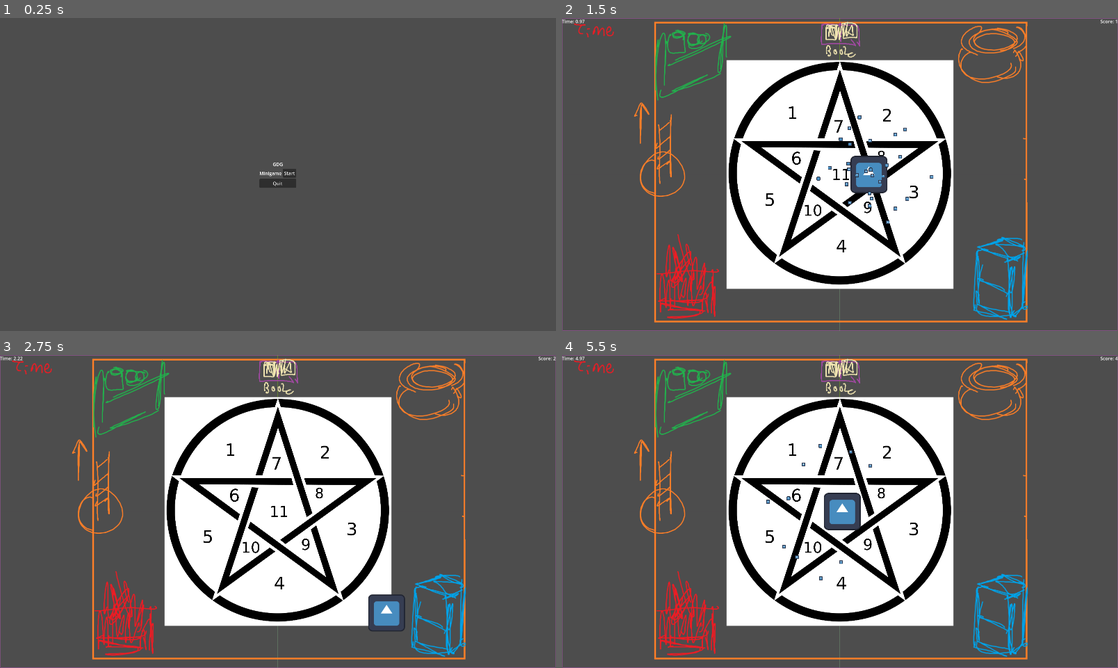
Above: before the commit, frames 1-4 (two rows, left to right).
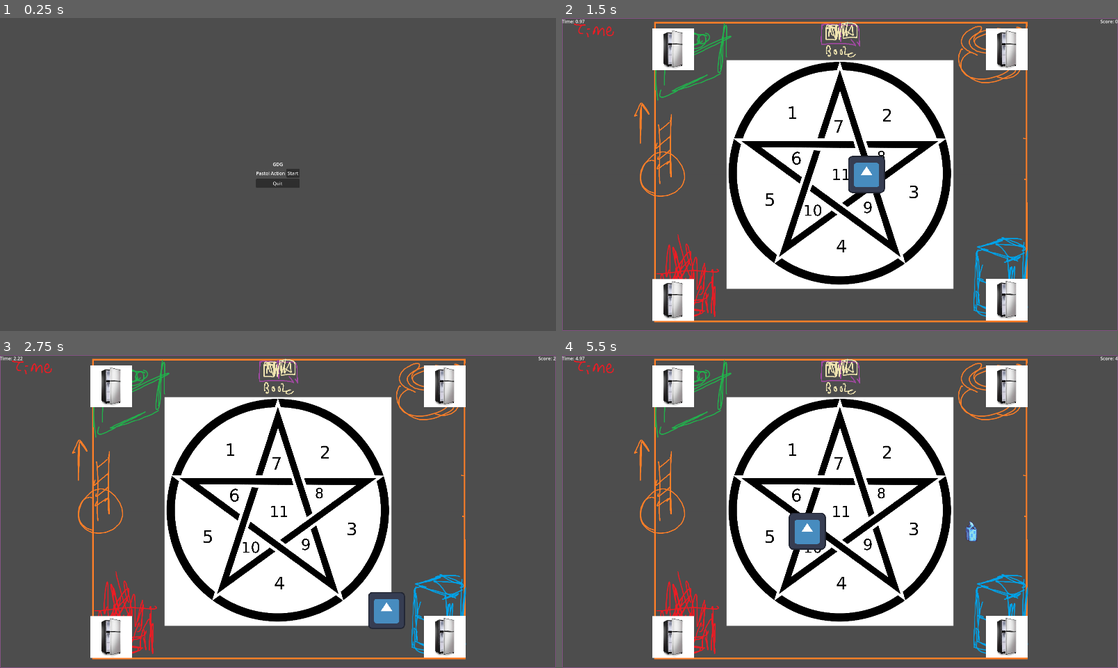
Above: after the commit, the same moments.

Repository: Game-Developers-Group-IUI/mini-game-2024
Game: Godot game, scene res://game.tscn
The game is run twice, just before and just after one commit, with the same random seed, the same clock (stepped at 60 frames per second) and the same inputs. The engine's default icon, where the game draws it, is replaced by a stand-in: a white triangle on a blue panel in a dark square.
Inputs:
- Up to frame 1 (0.25 s): no input
- Up to frame 2 (1.5 s): click "Start" at 0.5 s; tap Enter (confirm) at 1.25, 1.35 s; hold D (move_right) from 1.28 s (still down)
- Up to frame 3 (2.75 s): release D (move_right) at 2.03 s; hold S (move_down) from 2.03 s (still down); tap Enter (confirm) at 2.1 s
- Up to frame 4 (5.5 s): release S (move_down) at 2.78 s; hold D (move_right) 2.78-3.53 s; tap Enter (confirm) every 0.75 s from 2.85 to 5.1 s; hold W (move_up) 3.53-4.28 s; hold A (move_left) from 4.28 s (still down); tap Backspace (cancel) at 4.9 s

The runs differ from the first frame. In frame 1, 0.1% of the frame differs, in the area x 46-54%, y 48-55%; in frame 2, 5.5%; in frame 3, 5.3%; in frame 4, 6.8%, in the area x 2-84%, y 0-100%.

Commit message:
Pickups and baskets init

Diff:
--- a/pastel_action/game.gd
+++ b/pastel_action/game.gd
@@ -32,8 +32,6 @@
 
 
 func _ready() -> void:
-	Global.activate.connect(_activate)
-
 	if launch_running:
 		_on_start_button_down()
 	else:
@@ -47,45 +45,46 @@
 		## Pause
 		elif ui == state.playing:
 			ui = state.paused
-			main_menu.visible = false
-			pause_menu.visible = true
-			game_interface.visible = false
+			main_menu.hide()
+			pause_menu.show()
+			game_interface.hide()
 		## Resume
 		elif ui == state.paused:
 			ui = state.playing
-			main_menu.visible = false
-			pause_menu.visible = false
-			game_interface.visible = true
+			main_menu.hide()
+			pause_menu.hide()
+			game_interface.show()
 
 
 func _physics_process(delta: float) -> void:
 	if ui == state.playing:
 		time += delta
+		score = floorf(time)
 		time_label.text = "Time: " + round_digits(time, 2)
 		score_label.text = "Score: " + round_digits(score, 0)
 
 
 func _on_start_button_down() -> void:
 	ui = state.playing
-	main_menu.visible = false
-	pause_menu.visible = false
-	game_interface.visible = true
+	main_menu.hide()
+	pause_menu.hide()
+	game_interface.show()
 	start_game()
 
 
 func _on_exit_button_down() -> void:
 	ui = state.main_menu
-	main_menu.visible = true
-	pause_menu.visible = false
-	game_interface.visible = false
+	main_menu.show()
+	pause_menu.hide()
+	game_interface.hide()
 	exit_game()
 
 
 func _on_resume_button_down() -> void:
 	ui = state.playing
-	main_menu.visible = false
-	pause_menu.visible = false
-	game_interface.visible = true
+	main_menu.hide()
+	pause_menu.hide()
+	game_interface.show()
 
 
 func _on_quit_button_down() -> void:
@@ -95,22 +94,18 @@
 func start_game() -> void:
 	## Set up game
 	time = 0.0
-	score = 0
-	var levelScn: Level = level_scene.instantiate()
-	add_child(levelScn)
-	level = levelScn
-	var playerScn: Player = player_scene.instantiate()
-	add_child(playerScn)
-	player = playerScn
+	score = 0.0
+	var level_new: Level = level_scene.instantiate()
+	add_child(level_new)
+	level = level_new
+	var player_new: Player = player_scene.instantiate()
+	add_child(player_new)
+	player = player_new
 
 
 func exit_game() -> void:
 	## Destroy all nodes generated by game
 	get_tree().call_group_flags(SceneTree.GROUP_CALL_DEFERRED, &"game_nodes", &"queue_free")
-
-
-func _activate(value: float) -> void:
-	score += value
 
 
 ## Rounds and truncates a float's decimal part to digit amount of digits
--- a/pastel_action/game.tscn
+++ b/pastel_action/game.tscn
@@ -48,7 +48,7 @@
 
 [node name="Label" type="Label" parent="UI/MarginContainer/MainMenu/VBoxContainer/HBoxContainer"]
 layout_mode = 2
-text = "Minigame"
+text = "Pastel Action"
 horizontal_alignment = 1
 
 [node name="Start" type="Button" parent="UI/MarginContainer/MainMenu/VBoxContainer/HBoxContainer"]
--- /dev/null
+++ b/pastel_action/scenes/basket.gd
@@ -0,0 +1,30 @@
+class_name Basket
+extends Area2D
+
+## Ext. references
+@export var ingredient: PackedScene
+@export var pickup_holder: Node2D
+@export var texture_source: CompressedTexture2D
+
+## Int. References
+@onready var sprite: Sprite2D = %Sprite
+
+func _ready()-> void:
+	sprite.texture = texture_source
+
+# Called every frame. 'delta' is the elapsed time since the previous frame.
+func _process(delta: float) -> void:
+	## pickup
+	if Input.is_action_just_pressed(&"confirm"):
+		for body: PhysicsBody2D in get_overlapping_bodies():
+			if body is Player and not body.pickup_active:
+				var new_ingredient: Pickup = ingredient.instantiate()
+
+				new_ingredient.position = position
+				new_ingredient.pickup_active = true
+				pickup_holder.add_child(new_ingredient)
+
+				body.cooldown()
+				body.pickup = new_ingredient
+				body.pickup_active = true
+				pass
--- /dev/null
+++ b/pastel_action/scenes/basket.tscn
@@ -0,0 +1,32 @@
+[gd_scene load_steps=5 format=3 uid="uid://c07pqwwrr7amg"]
+
+[ext_resource type="Script" path="res://scenes/basket.gd" id="1_70rtj"]
+[ext_resource type="Texture2D" uid="uid://dvs4eu2t1pukc" path="res://assets/level/temp_fridge.jpg" id="1_tc4qu"]
+
+[sub_resource type="CircleShape2D" id="CircleShape2D_hqtwl"]
+radius = 117.004
+
+[sub_resource type="RectangleShape2D" id="RectangleShape2D_wv53x"]
+size = Vector2(144, 144)
+
+[node name="DetectionRadius" type="Area2D" groups=["game_nodes"]]
+priority = -1
+script = ExtResource("1_70rtj")
+texture_source = ExtResource("1_tc4qu")
+
+[node name="CollisionShape2D" type="CollisionShape2D" parent="."]
+position = Vector2(72, 72)
+shape = SubResource("CircleShape2D_hqtwl")
+
+[node name="BasketCollision" type="StaticBody2D" parent="."]
+position = Vector2(72, 72)
+collision_layer = 3
+
+[node name="Sprite" type="Sprite2D" parent="BasketCollision"]
+unique_name_in_owner = true
+scale = Vector2(0.64, 0.64)
+texture = ExtResource("1_tc4qu")
+
+[node name="CollisionShape2D" type="CollisionShape2D" parent="BasketCollision"]
+shape = SubResource("RectangleShape2D_wv53x")
+debug_color = Color(0.981172, 0, 0.373372, 0.42)
--- /dev/null
+++ b/pastel_action/scenes/ingredients/cane.gd
@@ -0,0 +1,5 @@
+class_name CrimsonCane
+extends Ingredient
+
+func _init()-> void:
+	color = Color("d04a3e")
--- /dev/null
+++ b/pastel_action/scenes/ingredients/cane.tscn
@@ -0,0 +1,11 @@
+[gd_scene load_steps=4 format=3 uid="uid://j0jouqofdot7"]
+
+[ext_resource type="PackedScene" uid="uid://b4ccsrx4oje8" path="res://scenes/ingredients/ingredient.tscn" id="1_ikxuw"]
+[ext_resource type="Script" path="res://scenes/ingredients/cane.gd" id="2_swivp"]
+[ext_resource type="Texture2D" uid="uid://dxp6llklekrwi" path="res://assets/ingredients/crimson_cane.png" id="3_ojj0d"]
+
+[node name="CrimsonCane" instance=ExtResource("1_ikxuw")]
+script = ExtResource("2_swivp")
+
+[node name="Sprite" parent="PickupArea" index="1"]
+texture = ExtResource("3_ojj0d")
--- /dev/null
+++ b/pastel_action/scenes/ingredients/caramel.gd
@@ -0,0 +1,5 @@
+class_name CacklingCaramel
+extends Ingredient
+
+func _init()-> void:
+	color = Color("dd7312")
--- /dev/null
+++ b/pastel_action/scenes/ingredients/caramel.tscn
@@ -0,0 +1,7 @@
+[gd_scene load_steps=3 format=3 uid="uid://ri63vmbvqox0"]
+
+[ext_resource type="PackedScene" uid="uid://b4ccsrx4oje8" path="res://scenes/ingredients/ingredient.tscn" id="1_6astb"]
+[ext_resource type="Script" path="res://scenes/ingredients/caramel.gd" id="2_r7j5t"]
+
+[node name="CacklingCaramel" instance=ExtResource("1_6astb")]
+script = ExtResource("2_r7j5t")
--- /dev/null
+++ b/pastel_action/scenes/ingredients/ingredient.gd
@@ -0,0 +1,3 @@
+class_name Ingredient
+extends Pickup
+var color: Color
--- /dev/null
+++ b/pastel_action/scenes/ingredients/ingredient.tscn
@@ -0,0 +1,7 @@
+[gd_scene load_steps=3 format=3 uid="uid://b4ccsrx4oje8"]
+
+[ext_resource type="PackedScene" uid="uid://bsy0hxfsr4gxw" path="res://scenes/pickup.tscn" id="1_tcw0q"]
+[ext_resource type="Script" path="res://scenes/ingredients/ingredient.gd" id="2_44ah3"]
+
+[node name="Ingredient" instance=ExtResource("1_tcw0q")]
+script = ExtResource("2_44ah3")
--- /dev/null
+++ b/pastel_action/scenes/ingredients/milk.gd
@@ -0,0 +1,5 @@
+class_name SpookyMilk
+extends Ingredient
+
+func _init()-> void:
+	color = Color("57b3ff")
--- /dev/null
+++ b/pastel_action/scenes/ingredients/milk.tscn
@@ -0,0 +1,11 @@
+[gd_scene load_steps=4 format=3 uid="uid://bspoe6xrurxgs"]
+
+[ext_resource type="PackedScene" uid="uid://b4ccsrx4oje8" path="res://scenes/ingredients/ingredient.tscn" id="1_xo5mx"]
+[ext_resource type="Script" path="res://scenes/ingredients/milk.gd" id="2_hmx6k"]
+[ext_resource type="Texture2D" uid="uid://q4mpqrgfblex" path="res://assets/ingredients/spooky_milk.png" id="3_1m8rm"]
+
+[node name="SpookyMilk" instance=ExtResource("1_xo5mx")]
+script = ExtResource("2_hmx6k")
+
+[node name="Sprite" parent="PickupArea" index="1"]
+texture = ExtResource("3_1m8rm")
--- /dev/null
+++ b/pastel_action/scenes/ingredients/plague_syrup.gd
@@ -0,0 +1,5 @@
+class_name PlagueSyrup
+extends Ingredient
+
+func _init()-> void:
+	color = Color("418657")
--- /dev/null
+++ b/pastel_action/scenes/ingredients/syrup.tscn
@@ -0,0 +1,11 @@
+[gd_scene load_steps=4 format=3 uid="uid://b8a7jqafcpmkf"]
+
+[ext_resource type="PackedScene" uid="uid://b4ccsrx4oje8" path="res://scenes/ingredients/ingredient.tscn" id="1_3mkgi"]
+[ext_resource type="Script" path="res://scenes/ingredients/plague_syrup.gd" id="2_mnme6"]
+[ext_resource type="Texture2D" uid="uid://to7sbyuhk0ee" path="res://assets/ingredients/plague_syrup.png" id="3_ti1gm"]
+
+[node name="PlagueSyrup" instance=ExtResource("1_3mkgi")]
+script = ExtResource("2_mnme6")
+
+[node name="Sprite" parent="PickupArea" index="1"]
+texture = ExtResource("3_ti1gm")
--- a/pastel_action/scenes/level.gd
+++ b/pastel_action/scenes/level.gd
@@ -1,50 +1,52 @@
+class_name Level
 extends Node2D
 
-class_name Level
+## Internal References
+@onready var ladder_cooldown_timer: Timer = %LadderCooldown
 
-##Internal References
+## Static References
 @export_category("Basement")
-@export var basementFloor: Sprite2D
+@export var basement_floor: Sprite2D
 @export var pentagram: Sprite2D
 
 @export_category("Aboveground")
-@export var abovegroundFloor: Sprite2D
+@export var aboveground_floor: Sprite2D
 
 @export_category("Universal")
 @export var walls: StaticBody2D
 @export var ladder: Area2D
 
 ## Variables
-@export var inBasement := true
-
-# Called when the node enters the scene tree for the first time.
-func _ready() -> void:
-	pass # Replace with function body.
+var in_basement: bool = true
+var on_ladder_cooldown: bool = false
 
 
-# Called every frame. 'delta' is the elapsed time since the previous frame.
 func _process(_delta: float) -> void:
-	##Ladder climb
-	if Input.is_action_just_pressed("confirm"):
-		for body in ladder.get_overlapping_bodies():
-			#print("hi")
-			if body.is_in_group("player"):
-				inBasement = not inBasement
+	## Ladder climbing
+	if Input.is_action_just_pressed(&"confirm"):
+		for body: PhysicsBody2D in ladder.get_overlapping_bodies():
+			if body is Player and not on_ladder_cooldown:
+				on_ladder_cooldown = true
+				ladder_cooldown_timer.start()
+				if in_basement:
+					to_aboveground()
+				elif not in_basement:
+					to_basement()
 
 
+func to_basement() -> void:
+	#TODO: switching active states of interactibles that don't exist yet
+	in_basement = true
+	aboveground_floor.hide()
+	basement_floor.show()
 
 
-	##Switch floors
+func to_aboveground() -> void:
+	in_basement = false
 	#TODO: switching active states of interactibles that don't exist yet
-	if inBasement:
-		if abovegroundFloor.visible:
-			abovegroundFloor.hide()
-		if not basementFloor.visible:
-			basementFloor.show()
-	else:
-		if basementFloor.visible:
-			basementFloor.hide()
-		if not abovegroundFloor.visible:
-			abovegroundFloor.show()
+	aboveground_floor.show()
+	basement_floor.hide()
 
-	pass
+
+func _on_ladder_cooldown_timeout() -> void:
+	on_ladder_cooldown = false
--- a/pastel_action/scenes/level.tscn
+++ b/pastel_action/scenes/level.tscn
@@ -1,45 +1,82 @@
-[gd_scene load_steps=6 format=3 uid="uid://cpy1cff5kk3os"]
+[gd_scene load_steps=11 format=3 uid="uid://qejkcu3ftinw"]
 
 [ext_resource type="Script" path="res://scenes/level.gd" id="1_xwnn2"]
-[ext_resource type="Texture2D" uid="uid://tsgrhsti8l8g" path="res://assets/programmerBasement.png" id="2_t6jit"]
-[ext_resource type="Texture2D" uid="uid://deicu2dnpxcm5" path="res://assets/pentMap.png" id="3_ymjkq"]
-[ext_resource type="Texture2D" uid="uid://b2hmpjll7i81o" path="res://assets/programmerAboveground.png" id="4_no4dr"]
+[ext_resource type="Texture2D" uid="uid://tsgrhsti8l8g" path="res://assets/programmer_basement.png" id="2_p31m3"]
+[ext_resource type="Texture2D" uid="uid://deicu2dnpxcm5" path="res://assets/pent_map.png" id="3_81j1i"]
+[ext_resource type="Texture2D" uid="uid://b2hmpjll7i81o" path="res://assets/programmer_aboveground.png" id="4_8g8yy"]
+[ext_resource type="PackedScene" uid="uid://c07pqwwrr7amg" path="res://scenes/basket.tscn" id="6_uriej"]
+[ext_resource type="PackedScene" uid="uid://ri63vmbvqox0" path="res://scenes/ingredients/caramel.tscn" id="6_yx7ef"]
+[ext_resource type="PackedScene" uid="uid://b8a7jqafcpmkf" path="res://scenes/ingredients/syrup.tscn" id="7_ikqk7"]
+[ext_resource type="PackedScene" uid="uid://bspoe6xrurxgs" path="res://scenes/ingredients/milk.tscn" id="8_k3f6e"]
+[ext_resource type="PackedScene" uid="uid://j0jouqofdot7" path="res://scenes/ingredients/cane.tscn" id="9_x8vii"]
 
 [sub_resource type="CircleShape2D" id="CircleShape2D_pixmk"]
 radius = 72.0
 
-[node name="Level" type="Node2D" node_paths=PackedStringArray("basementFloor", "pentagram", "abovegroundFloor", "walls", "ladder") groups=["game_nodes"]]
+[node name="Level" type="Node2D" node_paths=PackedStringArray("basement_floor", "pentagram", "aboveground_floor", "walls", "ladder") groups=["game_nodes"]]
+texture_filter = 1
 script = ExtResource("1_xwnn2")
-basementFloor = NodePath("Basement")
+basement_floor = NodePath("Basement")
 pentagram = NodePath("Basement/Pentagram")
-abovegroundFloor = NodePath("AboveGround")
+aboveground_floor = NodePath("AboveGround")
 walls = NodePath("Walls")
 ladder = NodePath("Ladder")
 
 [node name="Basement" type="Sprite2D" parent="."]
 scale = Vector2(1.18551, 1.18551)
-texture = ExtResource("2_t6jit")
+texture = ExtResource("2_p31m3")
 
 [node name="Pentagram" type="Sprite2D" parent="Basement"]
 scale = Vector2(0.333999, 0.333999)
-texture = ExtResource("3_ymjkq")
+texture = ExtResource("3_81j1i")
 
 [node name="AboveGround" type="Sprite2D" parent="."]
 visible = false
 scale = Vector2(1.1899, 1.1899)
-texture = ExtResource("4_no4dr")
+texture = ExtResource("4_8g8yy")
 
 [node name="Camera2D" type="Camera2D" parent="."]
 unique_name_in_owner = true
 
 [node name="Walls" type="StaticBody2D" parent="."]
+collision_layer = 7
+collision_mask = 3
 
 [node name="CollisionPolygon2D" type="CollisionPolygon2D" parent="Walls"]
 position = Vector2(-2208, -216)
-polygon = PackedVector2Array(1192, -280, 1568, -288, 2848, -288, 2848, 720, 1568, 720, 1568, -288, 1192, -280, 1184, 840, 3264, 848, 3288, -464, 1184, -448)
+polygon = PackedVector2Array(1192, -280, 1560, -288, 2856, -288, 2856, 720, 1560, 720, 1560, -288, 1192, -280, 1184, 840, 3264, 848, 3288, -464, 1184, -448)
 
 [node name="Ladder" type="Area2D" parent="."]
 position = Vector2(-608, 0)
 
 [node name="CollisionShape2D" type="CollisionShape2D" parent="Ladder"]
 shape = SubResource("CircleShape2D_pixmk")
+
+[node name="LadderCooldown" type="Timer" parent="."]
+unique_name_in_owner = true
+wait_time = 0.25
+one_shot = true
+
+[node name="PickupHolder" type="Node2D" parent="."]
+
+[node name="CaramelBasket" parent="." node_paths=PackedStringArray("pickup_holder") instance=ExtResource("6_uriej")]
+position = Vector2(504, -504)
+ingredient = ExtResource("6_yx7ef")
+pickup_holder = NodePath("../PickupHolder")
+
+[node name="SyrupBasket" parent="." node_paths=PackedStringArray("pickup_holder") instance=ExtResource("6_uriej")]
+position = Vector2(-648, -504)
+ingredient = ExtResource("7_ikqk7")
+pickup_holder = NodePath("../PickupHolder")
+
+[node name="MilkBasket" parent="." node_paths=PackedStringArray("pickup_holder") instance=ExtResource("6_uriej")]
+position = Vector2(504, 360)
+ingredient = ExtResource("8_k3f6e")
+pickup_holder = NodePath("../PickupHolder")
+
+[node name="CaneBasket" parent="." node_paths=PackedStringArray("pickup_holder") instance=ExtResource("6_uriej")]
+position = Vector2(-648, 361)
+ingredient = ExtResource("9_x8vii")
+pickup_holder = NodePath("../PickupHolder")
+
+[connection signal="timeout" from="LadderCooldown" to="." method="_on_ladder_cooldown_timeout"]
--- /dev/null
+++ b/pastel_action/scenes/pickup.gd
@@ -0,0 +1,61 @@
+class_name Pickup
+extends CharacterBody2D
+
+@onready var sprite: Sprite2D = %Sprite
+@onready var pickup_area: Area2D = %PickupArea
+
+var pickup_active: bool = false
+var sprite_height: float = 0.0
+var sprite_accel: float = 0.0
+var landed: bool = false
+
+# Called when the node enters the scene tree for the first time.
+func _ready() -> void:
+	pass # Replace with function body.
+
+
+# Called every frame. 'delta' is the elapsed time since the previous frame.
+func _process(delta: float) -> void:
+	## pickup
+	if Input.is_action_just_pressed(&"confirm"):
+		for body: PhysicsBody2D in pickup_area.get_overlapping_bodies():
+			if body is Player and not body.pickup_active:
+				body.cooldown()
+				body.pickup = self
+				body.pickup_active = true
+				pickup_active = true
+				pass
+
+	## Pickup anim
+	if pickup_active:
+		sprite_height = lerpf(sprite_height, -24, delta * 20)
+	else:
+		if sprite_height < 0:
+			sprite_height += sprite_accel
+			sprite_accel += 0.98
+		else:
+			sprite_height = 0
+			sprite_accel = 0
+	sprite.position.y = min(0, sprite_height)
+
+	## is it "landed"
+	if sprite_height >= 0:
+		landed = true
+	else:
+		landed = false
+
+	## Velocity and collision
+	if landed:
+		## Decay speed and set it to zero
+		velocity /= max(1.5, (delta * 60 * 1.5))
+		if is_zero_approx(velocity.length_squared()):
+			velocity = Vector2.ZERO
+		collision_mask = 2 + 4
+		collision_layer = 2
+	else:
+		collision_mask = 4
+		collision_layer = 0
+
+	#position += velocity
+	move_and_slide()
+	pass
--- /dev/null
+++ b/pastel_action/scenes/pickup.tscn
@@ -0,0 +1,34 @@
+[gd_scene load_steps=5 format=3 uid="uid://bsy0hxfsr4gxw"]
+
+[ext_resource type="Script" path="res://scenes/pickup.gd" id="1_w2ewi"]
+[ext_resource type="Texture2D" uid="uid://cadyiotj0oah5" path="res://assets/ingredients/cackling_caramel.png" id="2_x53m4"]
+
+[sub_resource type="CircleShape2D" id="CircleShape2D_bedei"]
+radius = 48.0
+
+[sub_resource type="CircleShape2D" id="CircleShape2D_ech3c"]
+radius = 24.0
+
+[node name="Pickup" type="CharacterBody2D" groups=["game_nodes"]]
+collision_layer = 2
+collision_mask = 6
+motion_mode = 1
+platform_on_leave = 2
+script = ExtResource("1_w2ewi")
+
+[node name="PickupArea" type="Area2D" parent="." groups=["game_nodes"]]
+unique_name_in_owner = true
+texture_filter = 1
+
+[node name="CollisionShape2D" type="CollisionShape2D" parent="PickupArea"]
+shape = SubResource("CircleShape2D_bedei")
+
+[node name="Sprite" type="Sprite2D" parent="PickupArea"]
+unique_name_in_owner = true
+z_index = 1
+y_sort_enabled = true
+scale = Vector2(3, 3)
+texture = ExtResource("2_x53m4")
+
+[node name="CollisionShape2D" type="CollisionShape2D" parent="."]
+shape = SubResource("CircleShape2D_ech3c")
--- a/pastel_action/scenes/player.gd
+++ b/pastel_action/scenes/player.gd
@@ -5,17 +5,16 @@
 @onready var game: Game = get_node(^"/root/Game")
 
 ## Internal References
-#@onready var camera: Camera2D = %Camera2D
-@onready var sprite: Sprite2D = %Sprite2D
-@onready var particles: GPUParticles2D = %GPUParticles2D
 @onready var cooldown_timer: Timer = %CooldownTimer
 
 ## Properties
-@export var speed: float = 500.0 ## Movement speed, pixels per frame
+@export var base_speed: float = 500.0 ## Movement speed, pixels per frame
 
 ## Variables
 var input_direction: Vector2 = Vector2.ZERO
 var on_cooldown: bool = false
+var pickup_active: bool = false
+var pickup: Pickup = null
 
 
 func _process(delta: float) -> void:
@@ -23,35 +22,46 @@
 	if game.ui == game.state.paused:
 		return
 
-	input_direction = Input.get_vector(&"move_left", &"move_right", &"move_up", &"move_down")
 
+	## Deal with pickups
+	if pickup_active and is_instance_valid(pickup):
+		pickup.position = lerp(pickup.position, position, delta * 40)
 
+		## drop
+		if Input.is_action_just_pressed(&"confirm") and not on_cooldown:
+			pickup.pickup_active = false
+			pickup_active = false
+			pickup = null
+			cooldown()
+
+		## throw
+		if Input.is_action_just_pressed(&"cancel") and not on_cooldown:
+			pickup.velocity = velocity * 4
+			pickup.pickup_active = false
+			pickup_active = false
+			pickup = null
+			cooldown()
+	move_and_slide()
 
 	## Move smoothly
+	input_direction = Input.get_vector(&"move_left", &"move_right", &"move_up", &"move_down")
+	var speed := base_speed
+
+	if pickup_active:
+		speed *= 0.8
+
 	if input_direction:
 		velocity = input_direction * speed * delta * 60
 	else:
 		## Decay speed and set it to zero
-		velocity /= (delta * 120)
+		velocity /= (delta * 60 * 2)
 		if is_zero_approx(velocity.length_squared()):
 			velocity = Vector2.ZERO
-	move_and_slide()
 
-	## Action
-	if Input.is_action_just_pressed(&"confirm"):
-		activate()
+	## Check for cooldown
+	if on_cooldown and cooldown_timer.time_left == 0:
+		on_cooldown = false
 
-
-func activate() -> void:
-	if not on_cooldown:
-		particles.restart()
-		on_cooldown = true
-		Global.activate.emit(1)
-
-
-func _on_gpu_particles_2d_finished() -> void:
+func cooldown() -> void:
 	cooldown_timer.start()
-
-
-func _on_cooldown_timer_timeout() -> void:
-	on_cooldown = false
+	on_cooldown = true
--- a/pastel_action/scenes/player.tscn
+++ b/pastel_action/scenes/player.tscn
@@ -6,16 +6,8 @@
 [sub_resource type="RectangleShape2D" id="RectangleShape2D_33oow"]
 size = Vector2(64, 64)
 
-[sub_resource type="ParticleProcessMaterial" id="ParticleProcessMaterial_0dly0"]
-particle_flag_disable_z = true
-inherit_velocity_ratio = 1.0
-spread = 180.0
-initial_velocity_min = 1000.0
-initial_velocity_max = 1000.0
-scale_min = 0.1
-scale_max = 0.1
-
-[node name="Player" type="CharacterBody2D" groups=["game_nodes", "player"]]
+[node name="Player" type="CharacterBody2D" groups=["game_nodes"]]
+texture_filter = 1
 motion_mode = 1
 script = ExtResource("1_cvx1t")
 
@@ -23,22 +15,9 @@
 shape = SubResource("RectangleShape2D_33oow")
 
 [node name="Sprite2D" type="Sprite2D" parent="."]
-unique_name_in_owner = true
 texture = ExtResource("2_5i80y")
-
-[node name="GPUParticles2D" type="GPUParticles2D" parent="."]
-unique_name_in_owner = true
-emitting = false
-amount = 30
-process_material = SubResource("ParticleProcessMaterial_0dly0")
-texture = ExtResource("2_5i80y")
-lifetime = 0.25
-one_shot = true
 
 [node name="CooldownTimer" type="Timer" parent="."]
 unique_name_in_owner = true
-wait_time = 0.25
+wait_time = 0.15
 one_shot = true
-
-[connection signal="finished" from="GPUParticles2D" to="." method="_on_gpu_particles_2d_finished"]
-[connection signal="timeout" from="CooldownTimer" to="." method="_on_cooldown_timer_timeout"]
Renamed: pastel_action/assets/candy/FrightWhiteChocolate.png -> pastel_action/assets/candy/fright_white_chocolate.png
Not shown, changed: pastel_action/assets/candy/fright_white_chocolate.png.import
Renamed: pastel_action/assets/candy/PricklyPeppermint.png -> pastel_action/assets/candy/prickly_peppermint.png
Not shown, changed: pastel_action/assets/candy/prickly_peppermint.png.import
Renamed: pastel_action/assets/ingredients/CacklingCaramel.png -> pastel_action/assets/ingredients/cackling_caramel.png
Not shown, changed: pastel_action/assets/ingredients/cackling_caramel.png.import
Renamed: pastel_action/assets/ingredients/CrimsonCane.png -> pastel_action/assets/ingredients/crimson_cane.png
Not shown, added: pastel_action/assets/ingredients/crimson_cane.png.import
Renamed: pastel_action/assets/ingredients/PlagueSyrup.png -> pastel_action/assets/ingredients/plague_syrup.png
Not shown, changed: pastel_action/assets/ingredients/plague_syrup.png.import
Renamed: pastel_action/assets/ingredients/SpookyMilk.png -> pastel_action/assets/ingredients/spooky_milk.png
Not shown, changed: pastel_action/assets/ingredients/spooky_milk.png.import
(and 10 more such lines)
